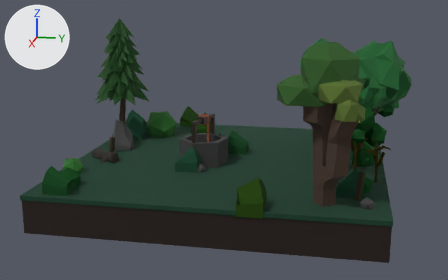
Before and after pictures for a commit that changed the Blender file Visual Project FIles/ROOMS/smfm room 10 redo.blend.
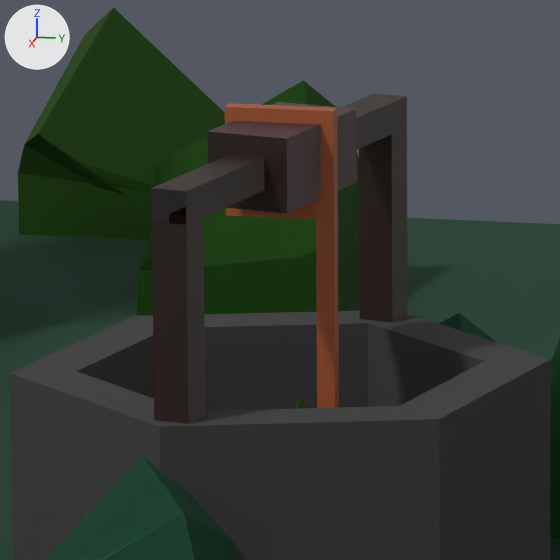
The first picture shows the older version from a camera (50 mm lens) standing at (13.93, 2.61, 5.2) and looking at (0.2, -0.13, 1.77). The close-ups show both versions on the part from 40% to 51% of the width and 38% to 56% of the height of that picture. Arrows for +X, +Y and +Z are at upper left; the lights stay in place.
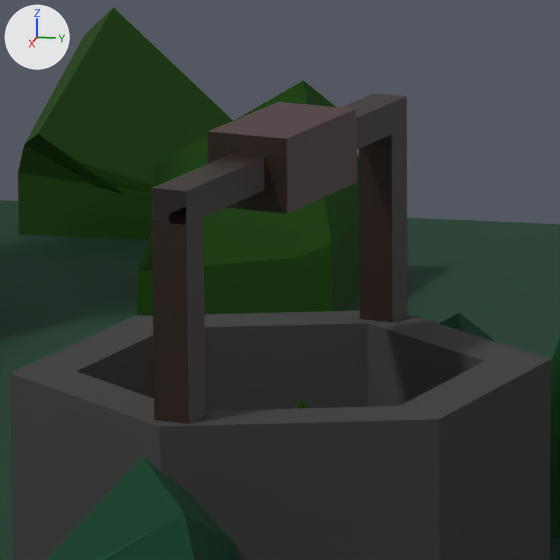
Edits to the bpy script that builds the scene:
```text
Change ob_rope_cirlce:
    add ob_rope_cirlce.hide_render = True
```

What differs and where, as boxes [x1, y1, x2, y2] in the close-ups (560 x 560 px):
'rope cirlce', hidden (brown): before [225, 103, 339, 408]
